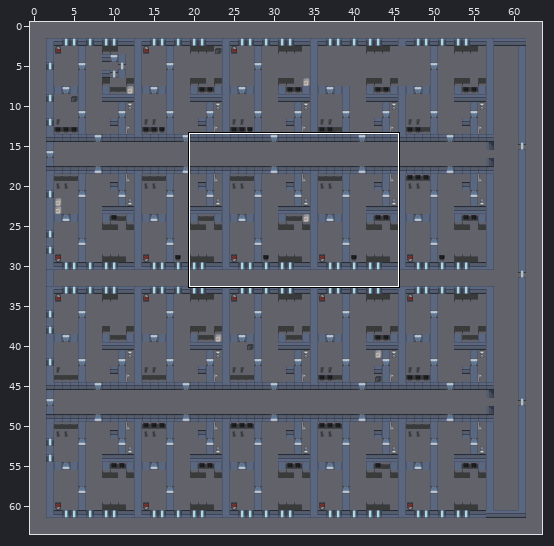
A Tiled map gets an edit: NamelessRogue/Content/Buildings/ApartmentBlockFloorGroundLevel.tmx. The picture above shows the old version from afar; the outline marks the close-up.
Close-up. Earlier state:
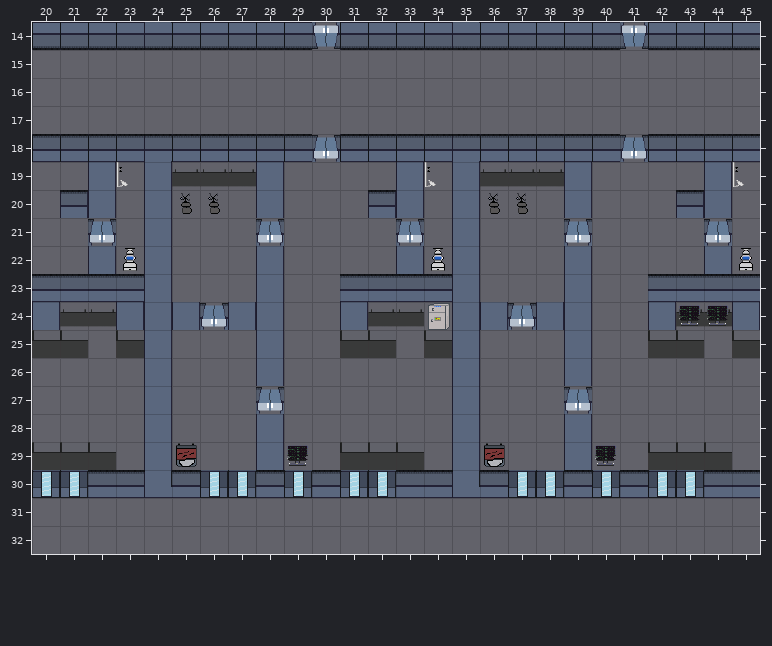
Cells are 32x32 px. Shown: x 20..45, y 14..32. The commit also changed other parts of the map, which this record leaves out.
Once edited:
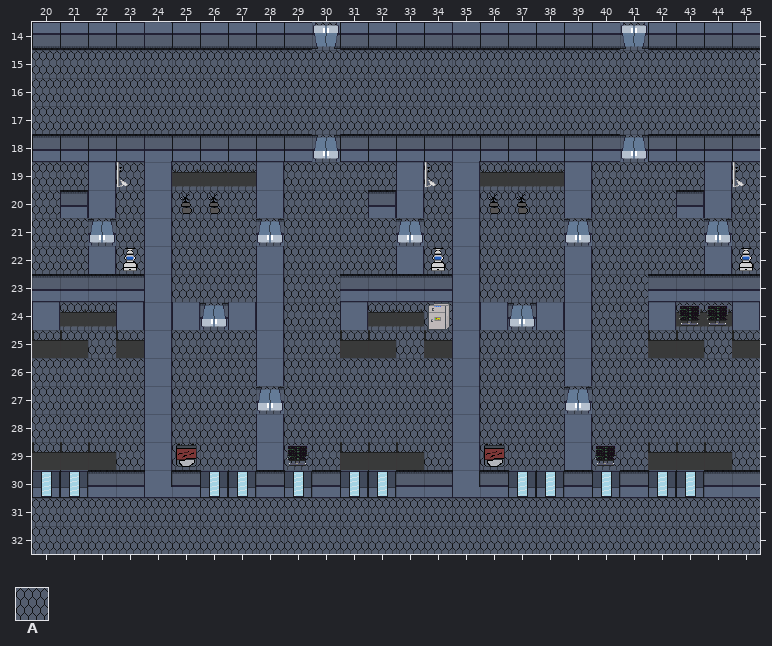
Key: from "tileset2": A 80.
_ is an empty cell.
Tiles of an added or newly shown layer are drawn over the layers below it.
Diff:
Layer "terrain" (added):
y 14: x 30 _ -> A; x 41 _ -> A
y 15..17: x 20..45 __________________________ -> AAAAAAAAAAAAAAAAAAAAAAAAAA
y 18: x 30 _ -> A; x 41 _ -> A
y 19: x 20..21 __ -> AA; x 23 _ -> A; x 25..27 ___ -> AAA; x 29..32 ____ -> AAAA; x 34 _ -> A; x 36..38 ___ -> AAA; x 40..43 ____ -> AAAA; x 45 _ -> A
y 20: x 20 _ -> A; x 23 _ -> A; x 25..27 ___ -> AAA; x 29..31 ___ -> AAA; x 34 _ -> A; x 36..38 ___ -> AAA; x 40..42 ___ -> AAA; x 45 _ -> A
y 21: x 20..23 ____ -> AAAA; x 25..34 __________ -> AAAAAAAAAA; x 36..45 __________ -> AAAAAAAAAA
y 22: x 20..21 __ -> AA; x 23 _ -> A; x 25..27 ___ -> AAA; x 29..32 ____ -> AAAA; x 34 _ -> A; x 36..38 ___ -> AAA; x 40..43 ____ -> AAAA; x 45 _ -> A
y 23: x 25..27 ___ -> AAA; x 29..30 __ -> AA; x 36..38 ___ -> AAA; x 40..41 __ -> AA
y 24: x 21..22 __ -> AA; x 26 _ -> A; x 29..30 __ -> AA; x 32..34 ___ -> AAA; x 37 _ -> A; x 40..41 __ -> AA; x 43..44 __ -> AA
y 25..26: x 20..23 ____ -> AAAA; x 25..27 ___ -> AAA; x 29..34 ______ -> AAAAAA; x 36..38 ___ -> AAA; x 40..45 ______ -> AAAAAA
y 27: x 20..23 ____ -> AAAA; x 25..34 __________ -> AAAAAAAAAA; x 36..45 __________ -> AAAAAAAAAA
y 28..29: x 20..23 ____ -> AAAA; x 25..27 ___ -> AAA; x 29..34 ______ -> AAAAAA; x 36..38 ___ -> AAA; x 40..45 ______ -> AAAAAA
y 31..32: x 20..45 __________________________ -> AAAAAAAAAAAAAAAAAAAAAAAAAA
